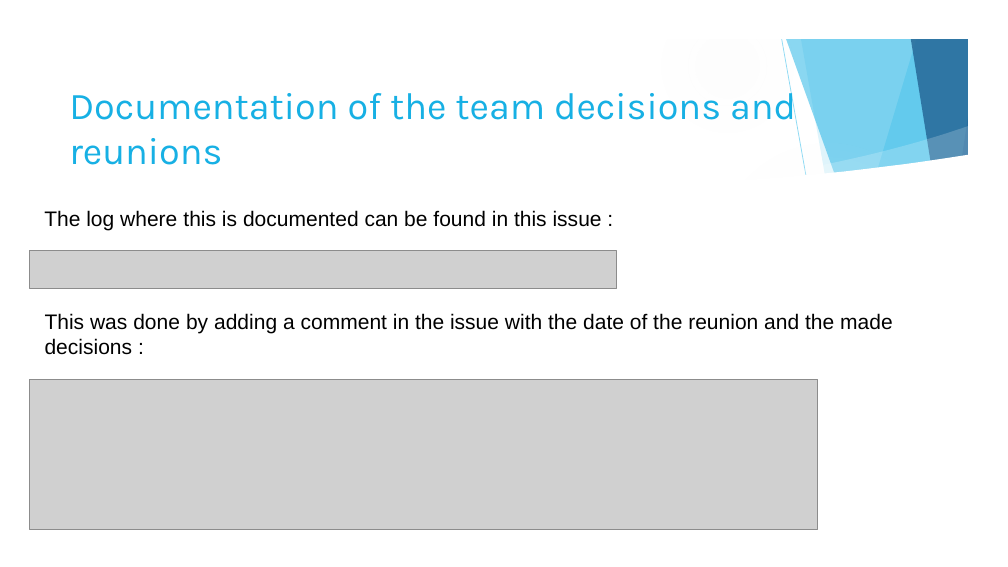
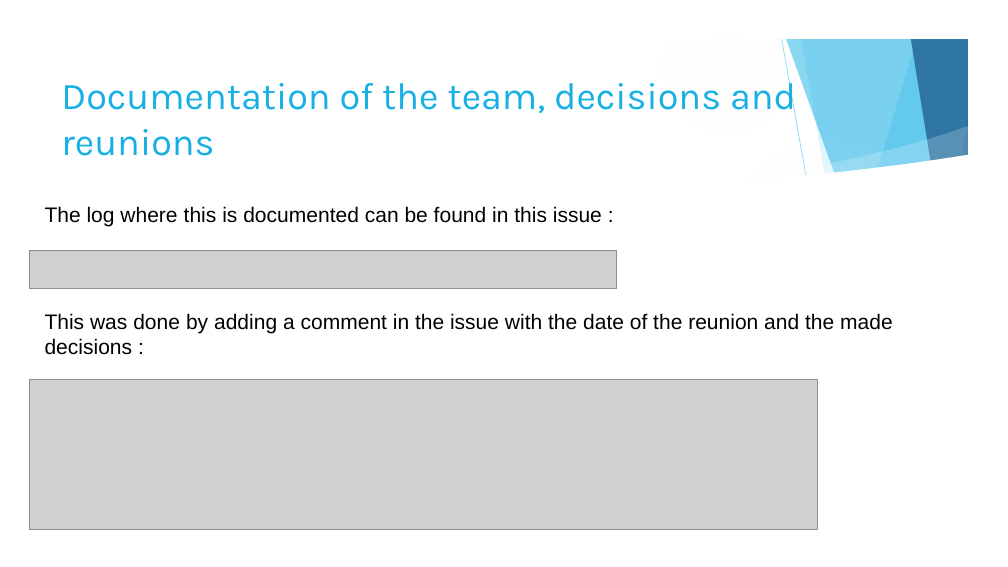
Before and after one commit to LourencoMelo/ISEP-EAPLI, a slide deck: slide 3 of eapli.base/docs/PDS_do_Projeto_SPRINT_C.pptx (slide 7 before the commit). Drawn at 1008x567 pixels with LibreOffice and Linux fonts; fonts in the diff are those of the drawing; grey boxes stand for pictures; background and template pictures are left out. Boxes give left, top, right and bottom in pixels: in the first picture for what was removed or moved away, otherwise in the second. Text is boxed around its words. In the diff, an @@ line names an element or a change of style, - is before the commit and + after.

```diff
--- a/eapli.base/docs/PDS_do_Projeto_SPRINT_C.pptx
+++ b/eapli.base/docs/PDS_do_Projeto_SPRINT_C.pptx
@@ title at (61, 75, 796, 156): text changed @@
-Documentation of the team decisions and reunions
+Documentation of the team, decisions and reunions
@@ text "The log where this is ...": place and size @@
-text "The log where this is ..." at (44, 210, 602, 230)
+text "The log where this is ..." at (45, 206, 602, 226)
```
Also in this commit, not shown: 2 other slides changed, 3 slides added, 2 slides removed, 6 other files.
